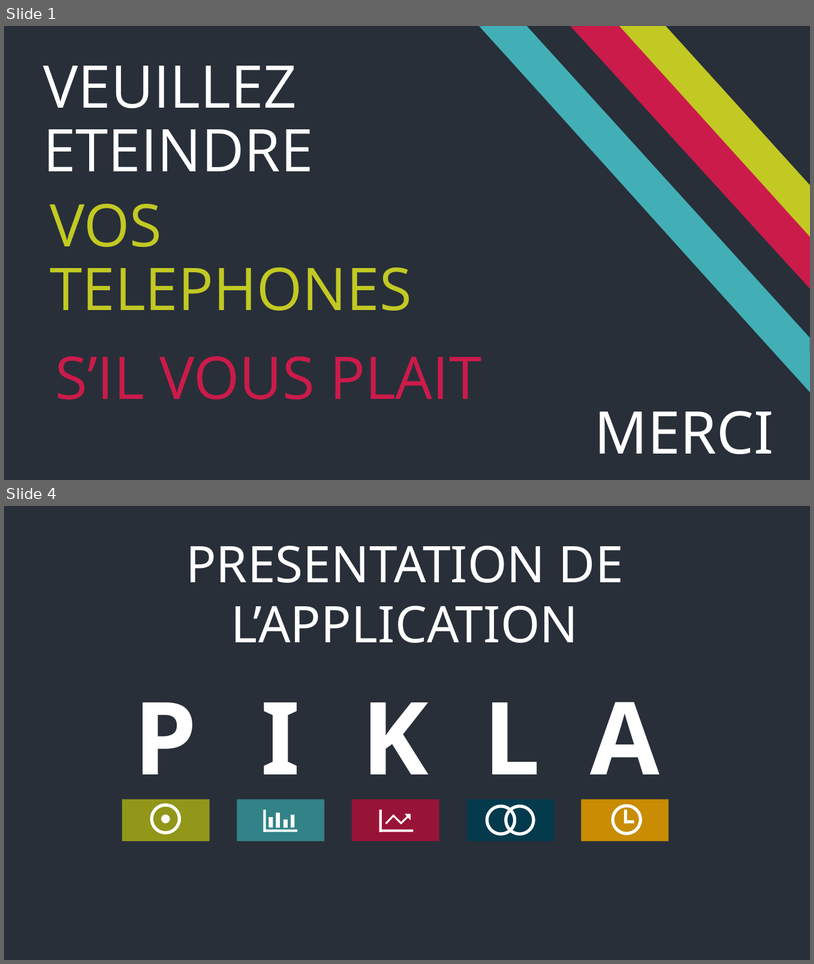
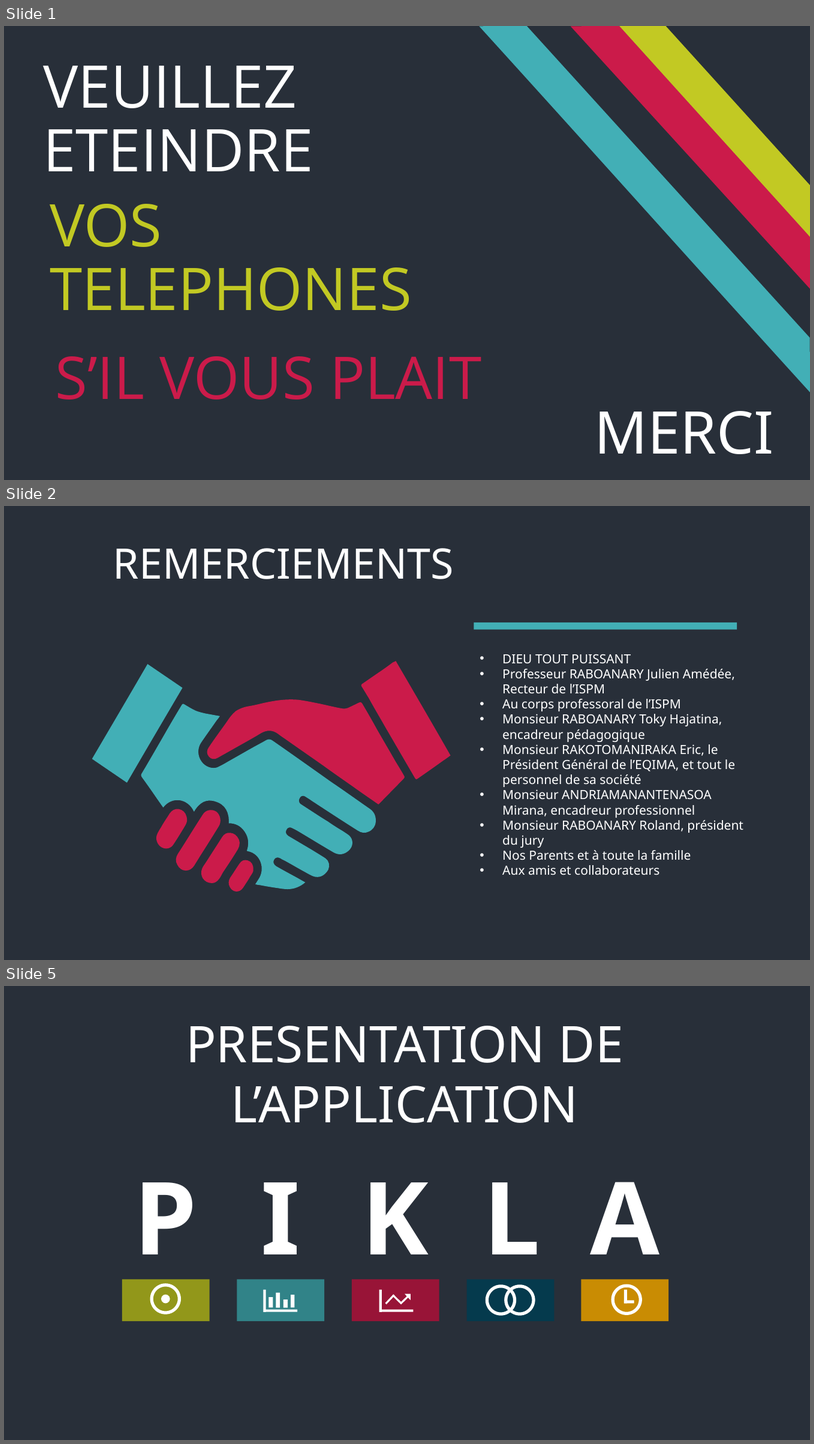
Before and after one commit to andry9995/pikla-driver, a slide deck: doc/présentation pikla.pptx. Shown one above the other, each under a label of ours: slides 1 and 4 before the commit, slides 1, 2 and 5 after it; the slides between them are not shown. The pictures are 814x964 and 814x1444 pixels, drawn with LibreOffice and Linux fonts; fonts in the diff are those of the drawing. Boxes give left, top, right and bottom in pixels: in the first picture for what was removed or moved away, otherwise in the second. Text is boxed around its words. In the diff, an @@ line names an element or a change of style, - is before the commit and + after.

```diff
--- a/doc/présentation pikla.pptx
+++ b/doc/présentation pikla.pptx
@@ slide 2 added at [4, 506, 810, 960], background #282F39 @@
@@ text added at [113, 548, 454, 579], 50 pt, text #FFFFFF @@
+REMERCIEMENTS
@@ rectangle added at [474, 622, 737, 630], fill #42AFB6 @@
@@ text added at [503, 654, 744, 874], 15 pt, text #FFFFFF @@
+• DIEU TOUT PUISSANT
+• Professeur RABOANARY Julien Amédée, Recteur de l’ISPM
+• Au corps professoral de l’ISPM
+• Monsieur RABOANARY Toky Hajatina, encadreur pédagogique
+• Monsieur RAKOTOMANIRAKA Eric, le Président Général de l’EQIMA, et tout le personnel de sa société
+• Monsieur ANDRIAMANANTENASOA Mirana, encadreur professionnel
+• Monsieur RABOANARY Roland, président du jury
+• Nos Parents et à toute la famille
+• Aux amis et collaborateurs
@@ group added at [92, 661, 450, 893]: 8 freeform shapes @@
@@ what was slide 4 is now slide 5 @@
```
Also in this commit, not shown: 4 slides changed, 8 other slides added, 1 slide removed, 1 other file.
